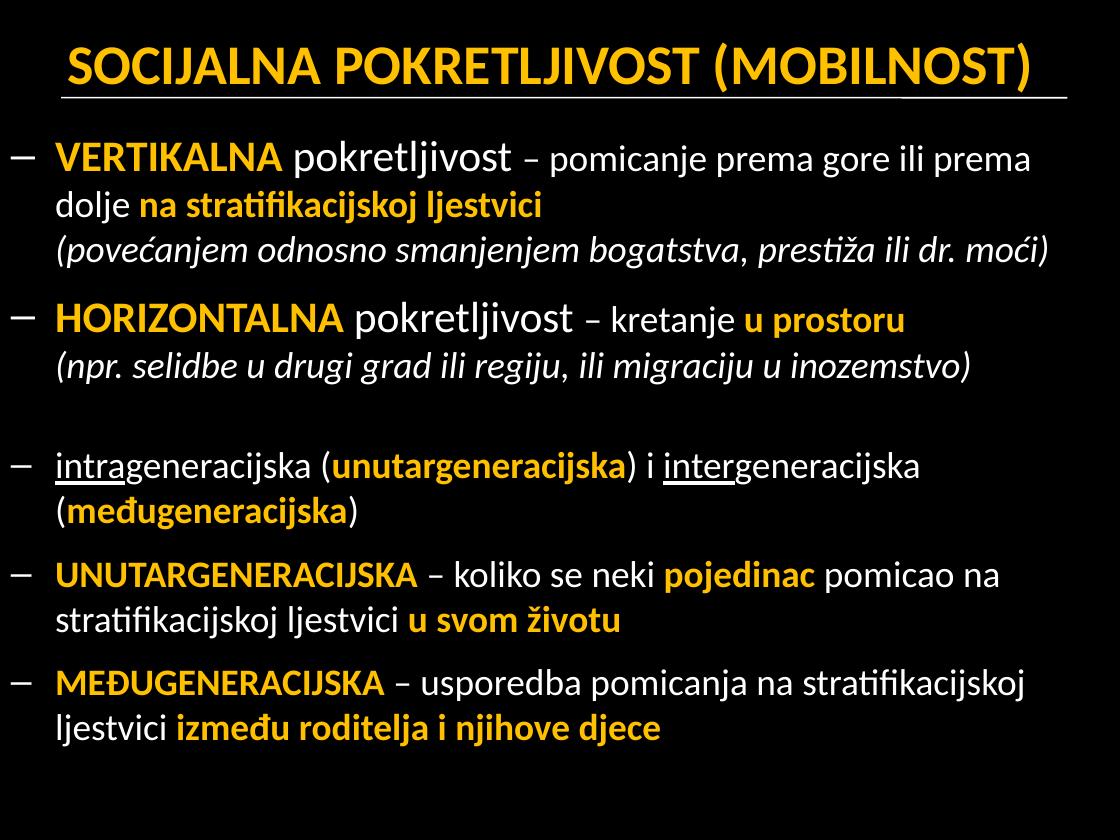
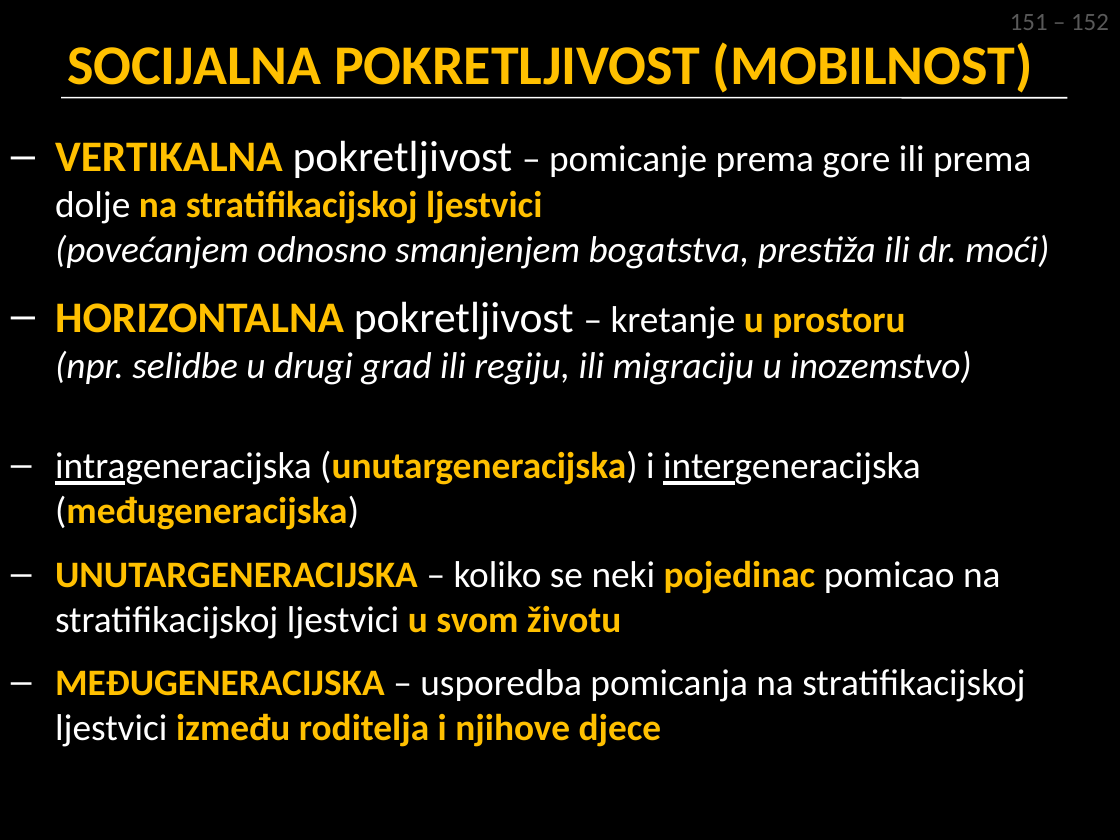
Before and after one commit to srednja-skola/sociologija, a slide deck: slide 24 of data/pptx/007_dr_nejednakosti_i_stratifikacija.pptx. Drawn at 1120x840 pixels with LibreOffice and Linux fonts; fonts in the diff are those of the drawing. Boxes give left, top, right and bottom in pixels: in the first picture for what was removed or moved away, otherwise in the second. Text is boxed around its words. In the diff, an @@ line names an element or a change of style, - is before the commit and + after.

```diff
--- a/data/pptx/007_dr_nejednakosti_i_stratifikacija.pptx
+++ b/data/pptx/007_dr_nejednakosti_i_stratifikacija.pptx
@@ text added at [1010, 14, 1109, 30], 16 pt, text #595959 @@
+151 – 152
```
Also in this commit, not shown: 24 other slides changed.
